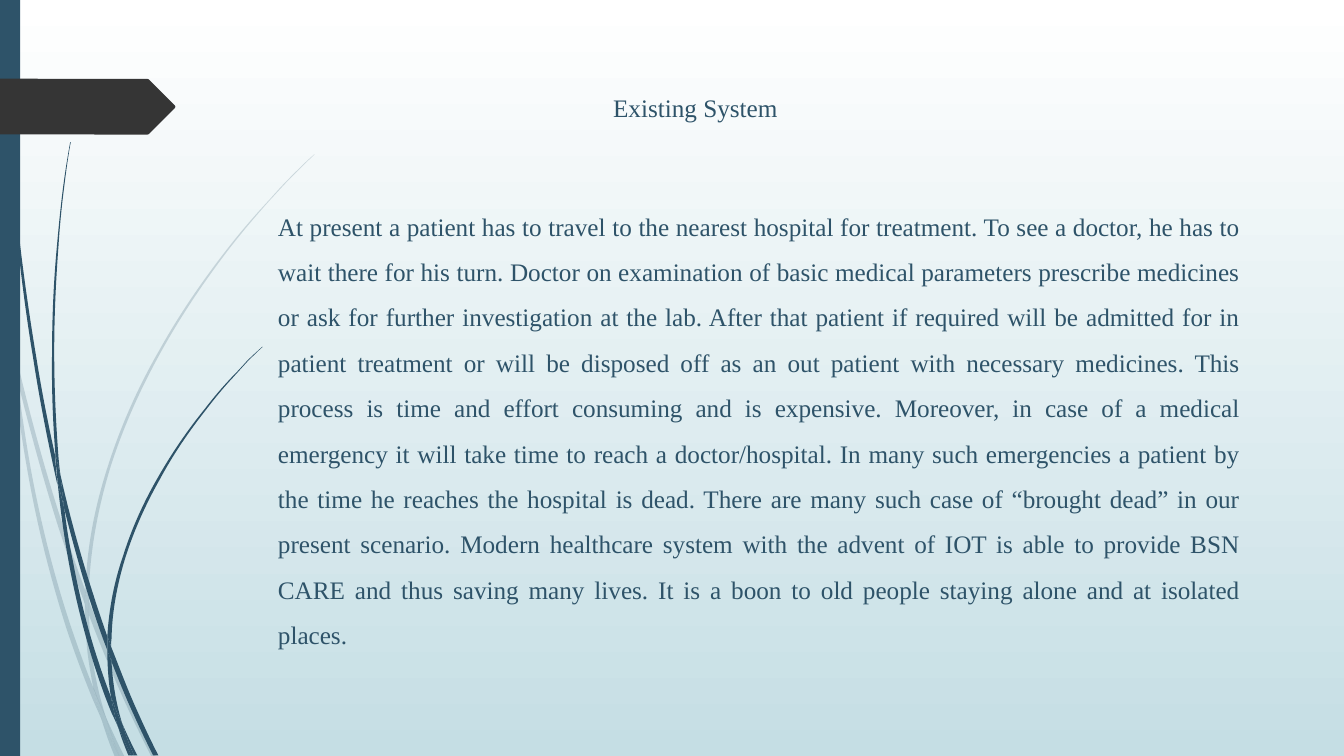
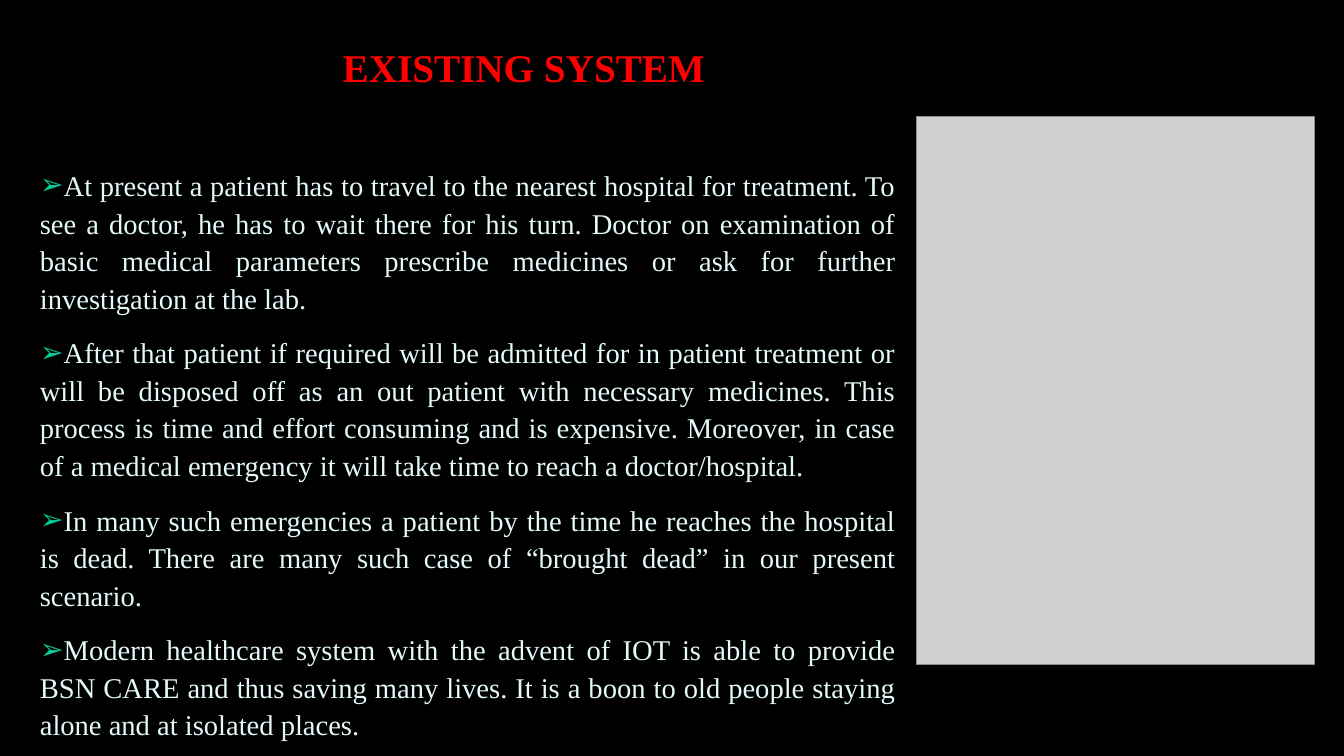
Before and after one commit to Lekshmisr95/body-sensor-network, a slide deck: slide 7 of PPT.pptx (slide 5 before the commit). Drawn at 1344x756 pixels with LibreOffice and Linux fonts; fonts in the diff are those of the drawing; grey boxes stand for pictures; background and template pictures are left out. Boxes give left, top, right and bottom in pixels: in the first picture for what was removed or moved away, otherwise in the second. Text is boxed around its words. In the diff, an @@ line names an element or a change of style, - is before the commit and + after.

```diff
--- a/PPT.pptx
+++ b/PPT.pptx
@@ background gradient #FFFFFF to #C5DEE5 to picture (left out) @@
@@ rectangle removed at (x1=0, y1=0, x2=20, y2=756) @@
@@ title added at (x1=343, y1=56, x2=705, y2=83), 28 pt, text #FF0000, bold @@
+EXISTING SYSTEM
@@ freeform shape removed at (x1=0, y1=79, x2=175, y2=134) @@
@@ picture added at (x1=917, y1=117, x2=1315, y2=665) @@
@@ subtitle at (x1=40, y1=176, x2=895, y2=741): text changed; size 18 to 20.4 pt; text colour #2E5369 to #E4F9F9 @@
-Existing System
-At present a patient has to travel to the nearest hospital for treatment. To see a doctor, he has to wait there for his turn. Doctor on examination of basic medical parameters prescribe medicines or ask for further investigation at the lab. After that patient if required will be admitted for in patient treatment or will be disposed off as an out patient with necessary medicines. This process is time and effort consuming and is expensive. Moreover, in case of a medical emergency it will take time to reach a doctor/hospital. In many such emergencies a patient by the time he reaches the hospital is dead. There are many such case of “brought dead” in our present scenario. Modern healthcare system with the advent of IOT is able to provide BSN CARE and thus saving many lives. It is a boon to old people staying alone and at isolated places.
+➢ At present a patient has to travel to the nearest hospital for treatment. To see a doctor, he has to wait there for his turn. Doctor on examination of basic medical parameters prescribe medicines or ask for further investigation at the lab.
+➢ After that patient if required will be admitted for in patient treatment or will be disposed off as an out patient with necessary medicines. This process is time and effort consuming and is expensive. Moreover, in case of a medical emergency it will take time to reach a doctor/hospital.
+➢ In many such emergencies a patient by the time he reaches the hospital is dead. There are many such case of “brought dead” in our present scenario.
+➢ Modern healthcare system with the advent of IOT is able to provide BSN CARE and thus saving many lives. It is a boon to old people staying alone and at isolated places.
@@ group removed at (x1=0, y1=154, x2=315, y2=756): 10 freeform shapes @@
@@ group removed at (x1=3, y1=0, x2=262, y2=756): 12 freeform shapes @@
```
Also in this commit, not shown: 13 other slides changed, 4 slides added, 9 slides removed, 4 other files.
